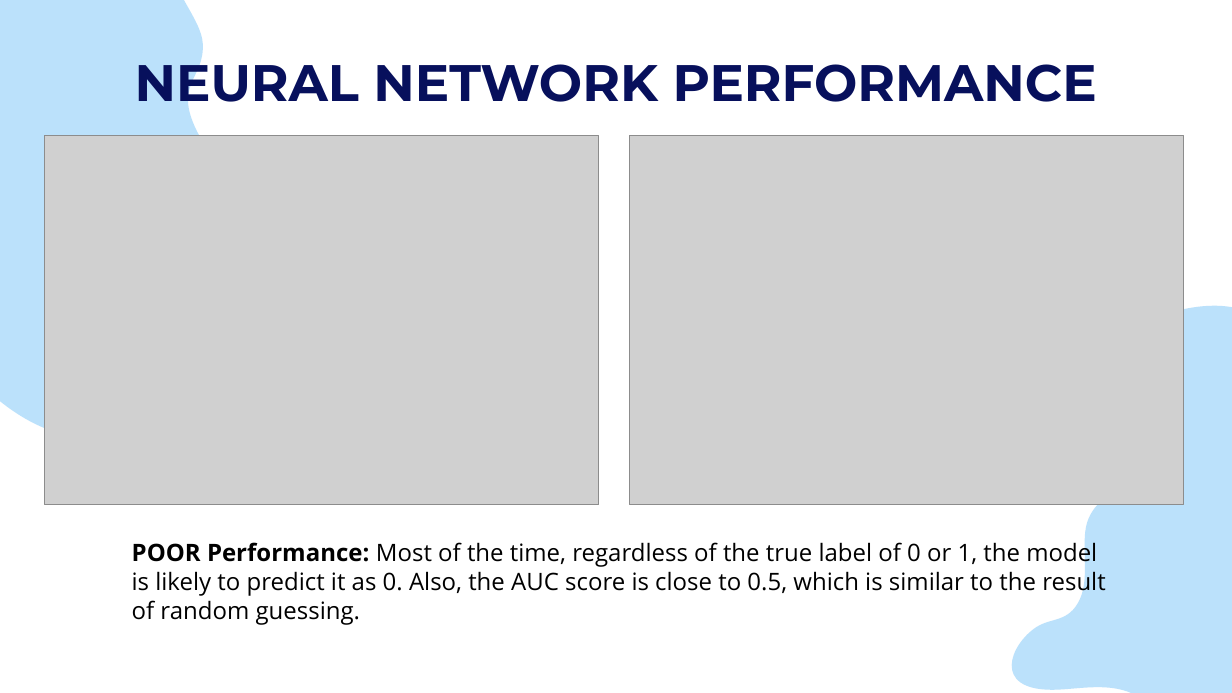
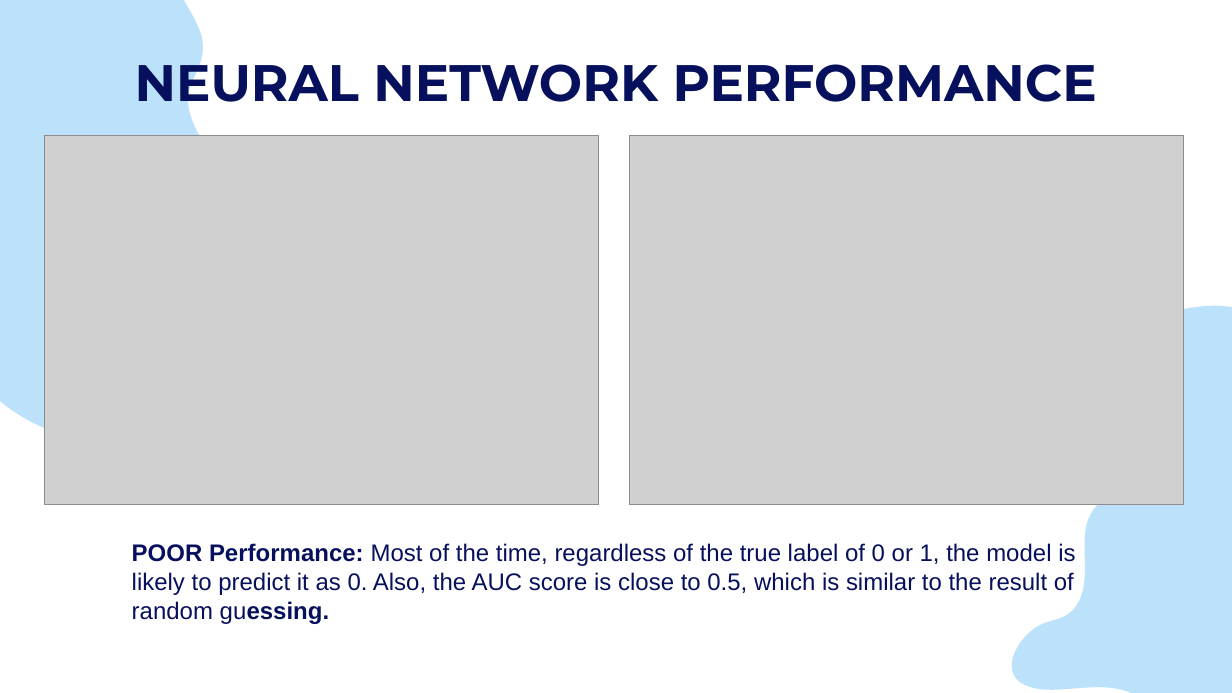
Before and after one commit to muhasenulhaque/Project-2-Machine-Learning-and-Algo-Trading, a slide deck: slide 20 of Presentation/FX_Master_Project_Presentation——Pauline.pptx. Drawn at 1232x693 pixels with LibreOffice and Linux fonts; fonts in the diff are those of the drawing; grey boxes stand for pictures. Boxes give left, top, right and bottom in pixels: in the first picture for what was removed or moved away, otherwise in the second. Text is boxed around its words. In the diff, an @@ line names an element or a change of style, - is before the commit and + after.

```diff
--- a/Presentation/FX_Master_Project_Presentation——Pauline.pptx
+++ b/Presentation/FX_Master_Project_Presentation——Pauline.pptx
@@ text "POOR Performance: Most of the ..." at <box>132,543,1075,624</box>: font Open Sans to Arial, text colour #000000 to #07105C; bold on in "guessing." @@
```
Also in this commit, not shown: 5 other slides changed.
